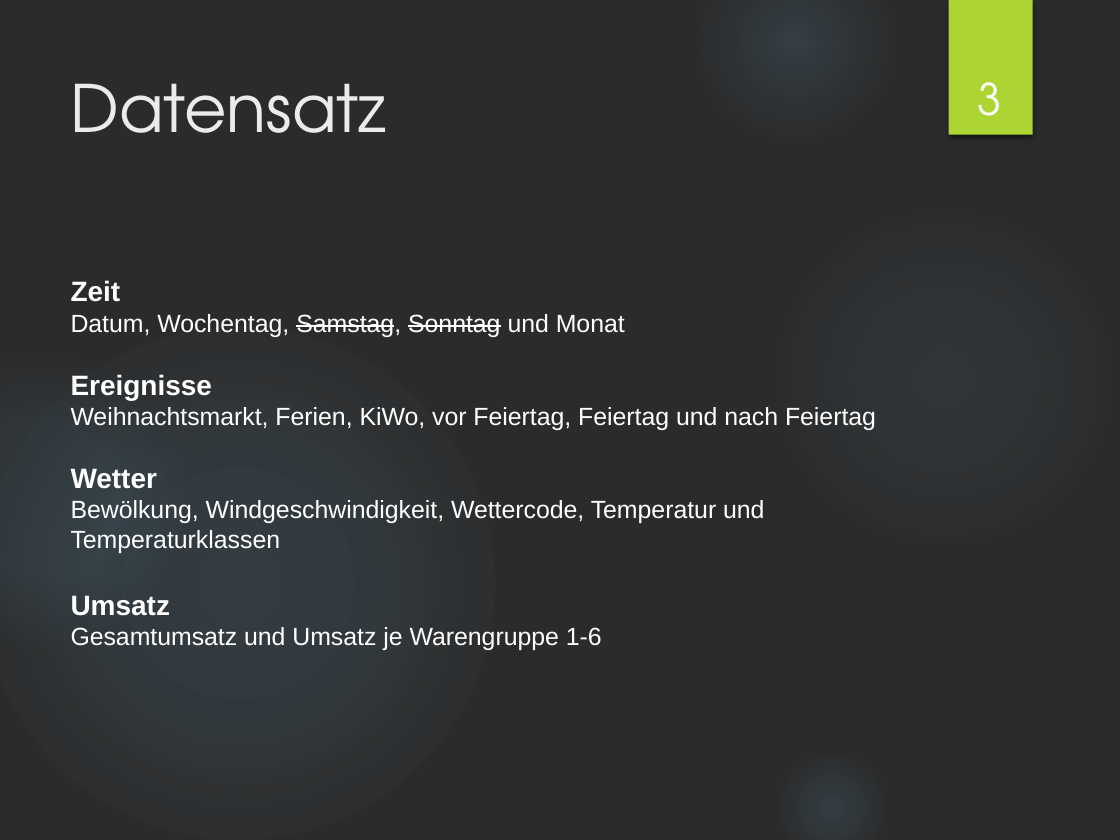
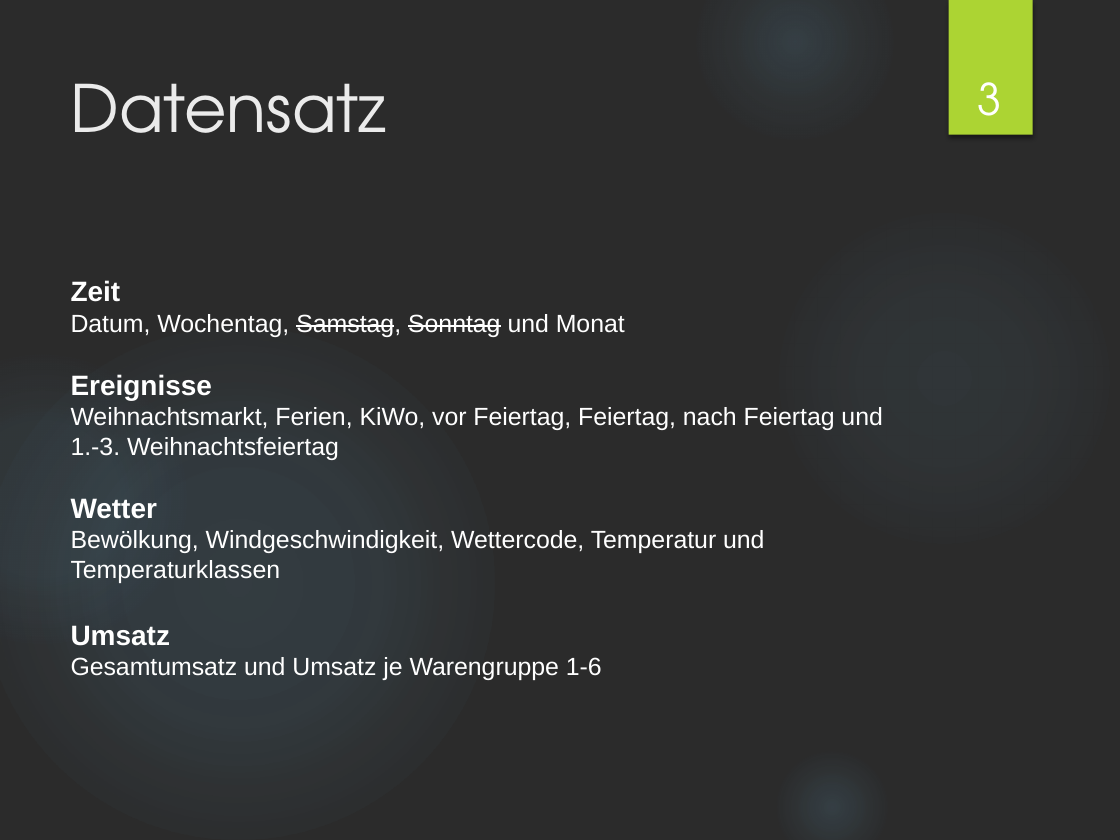
Before and after one commit to lindenau-tobias/Data-Science-Gruppe-2-Teamordner, a slide deck: slide 3 of Daten zusammentragen für die Abgabe/Präsentation/Presentation_01.pptx. Drawn at 1120x840 pixels with LibreOffice and Linux fonts; fonts in the diff are those of the drawing; background and template pictures are left out; a plain dark background stands for a picture behind light text. Boxes give left, top, right and bottom in pixels: in the first picture for what was removed or moved away, otherwise in the second. Text is boxed around its words. In the diff, an @@ line names an element or a change of style, - is before the commit and + after.

```diff
--- a/Daten zusammentragen für die Abgabe/Präsentation/Presentation_01.pptx
+++ b/Daten zusammentragen für die Abgabe/Präsentation/Presentation_01.pptx
@@ text at bbox=[71, 407, 882, 460]: text changed @@
-Weihnachtsmarkt, Ferien, KiWo, vor Feiertag, Feiertag und nach Feiertag
+Weihnachtsmarkt, Ferien, KiWo, vor Feiertag, Feiertag, nach Feiertag und 1.-3. Weihnachtsfeiertag
```
Also in this commit, not shown: 1 other slide changed, 1 slide added, 1 slide removed, 9 other files.
